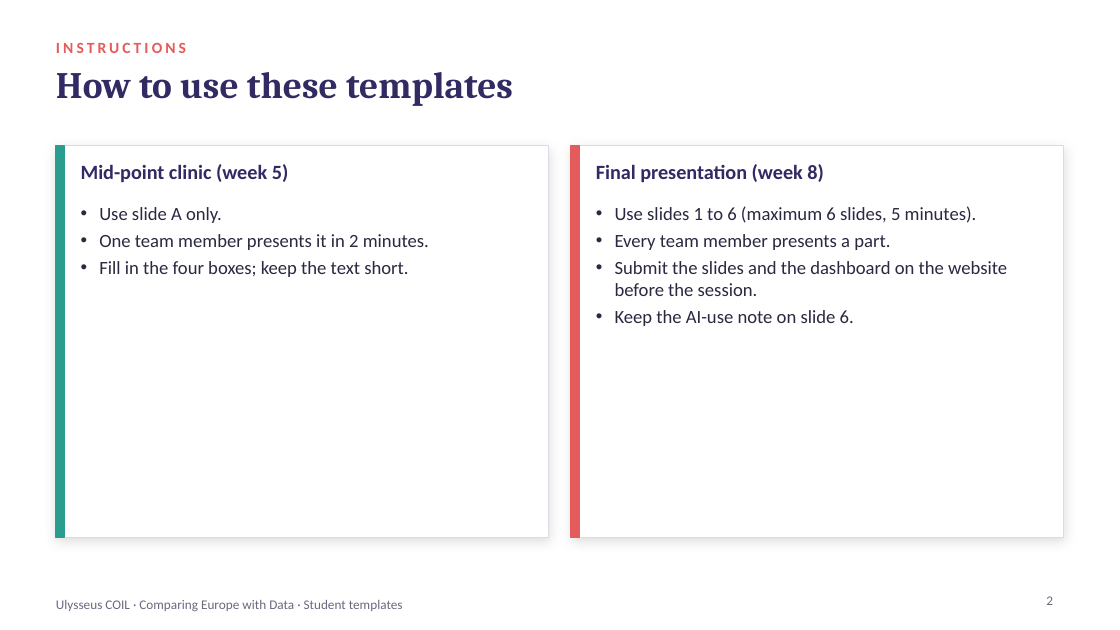
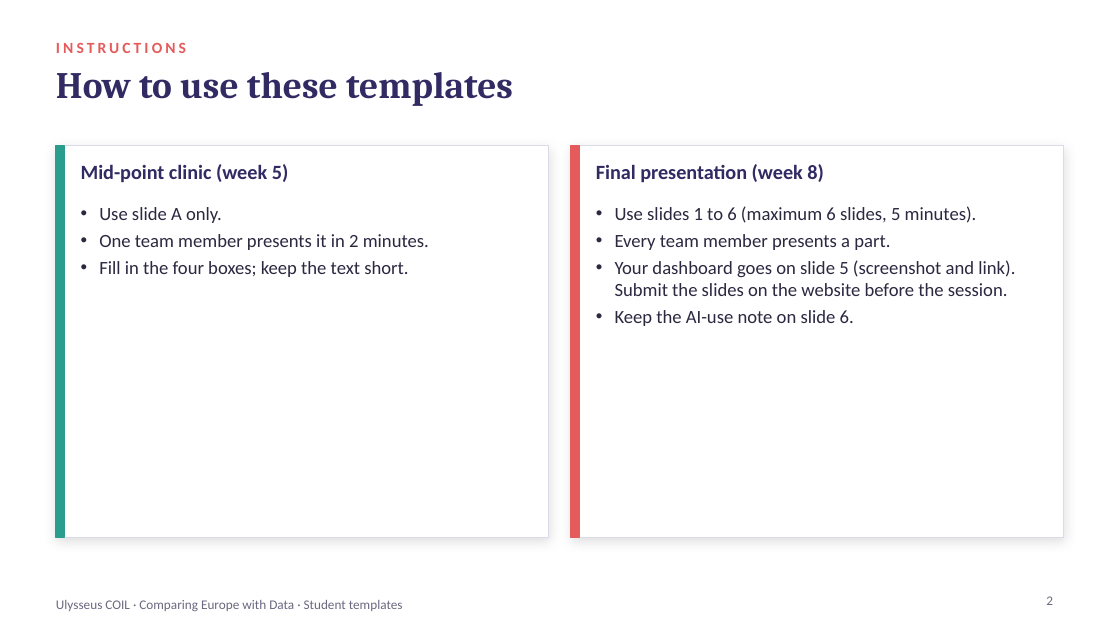
Before and after one commit to coil-europe/coil-europe.github.io, a slide deck: slide 2 of docs/slides/COIL_student_templates.pptx. Drawn at 1120x630 pixels with LibreOffice and Linux fonts; fonts in the diff are those of the drawing. Boxes give left, top, right and bottom in pixels: in the first picture for what was removed or moved away, otherwise in the second. Text is boxed around its words. In the diff, an @@ line names an element or a change of style, - is before the commit and + after.

```diff
--- a/docs/slides/COIL_student_templates.pptx
+++ b/docs/slides/COIL_student_templates.pptx
@@ text at (x1=615, y1=260, x2=1015, y2=296): text changed @@
-• Submit the slides and the dashboard on the website before the session.
+• Your dashboard goes on slide 5 (screenshot and link). Submit the slides on the website before the session.
```
Also in this commit, not shown: 1 other slide changed, 16 other files.
